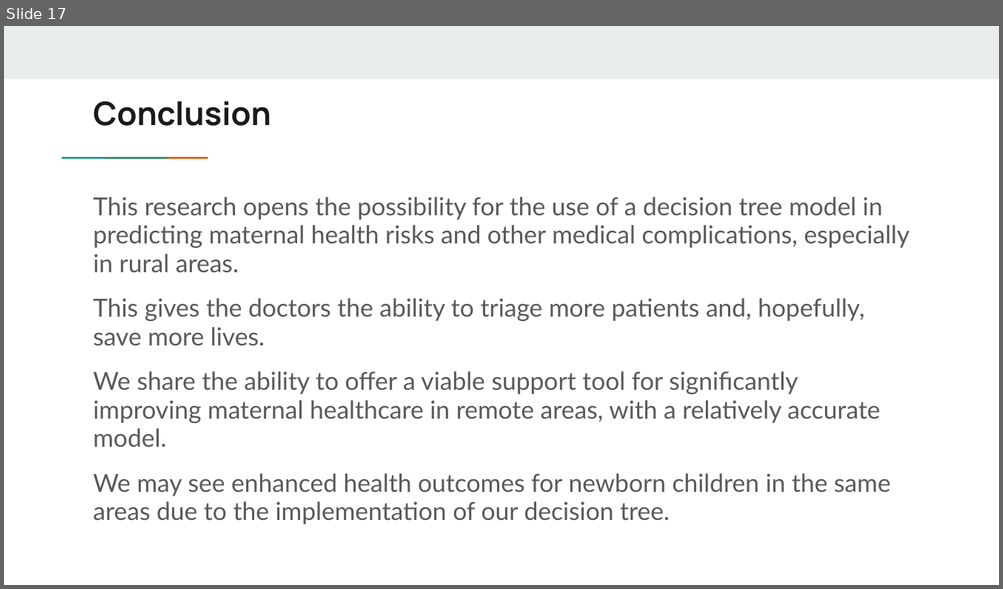
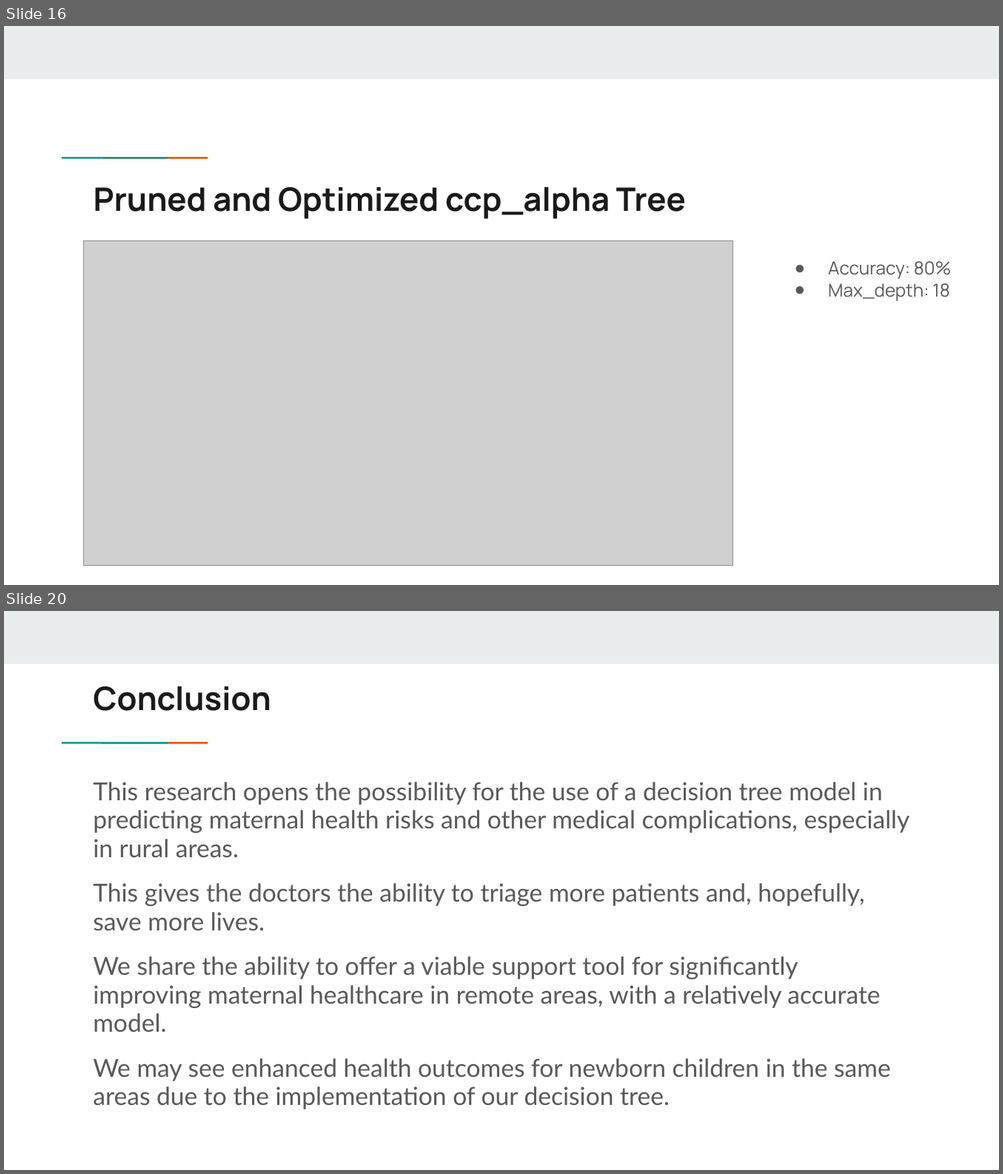
Before and after one commit to mkaturiusd24/USDIntroToAIGroup1, a slide deck: Maternal Health Risk Final Project.pptx. Shown one above the other, each under a label of ours: slide 17 before the commit, slides 16 and 20 after it; the slides between them are not shown. The pictures are 1003x589 and 1003x1174 pixels, drawn with LibreOffice and Linux fonts; fonts in the diff are those of the drawing; grey boxes stand for pictures. Boxes give left, top, right and bottom in pixels: in the first picture for what was removed or moved away, otherwise in the second. Text is boxed around its words. In the diff, an @@ line names an element or a change of style, - is before the commit and + after.

```diff
--- a/Maternal Health Risk Final Project.pptx
+++ b/Maternal Health Risk Final Project.pptx
@@ slide 16 added at (4, 26, 999, 585), background #FFFFFF; not listed: 3 template elements that a slide beside it also shows @@
@@ title added at (94, 187, 686, 219), 23.4 pt, text #1A1A1A, bold @@
+Pruned and Optimized ccp_alpha Tree
@@ picture added at (84, 241, 733, 565) @@
@@ text added at (828, 261, 951, 301), 13 pt, text #595959 @@
+● Accuracy: 80%
+● Max_depth: 18
@@ what was slide 17 is now slide 20 @@
```
Also in this commit, not shown: 4 slides changed, 5 other slides added, 3 slides removed.
